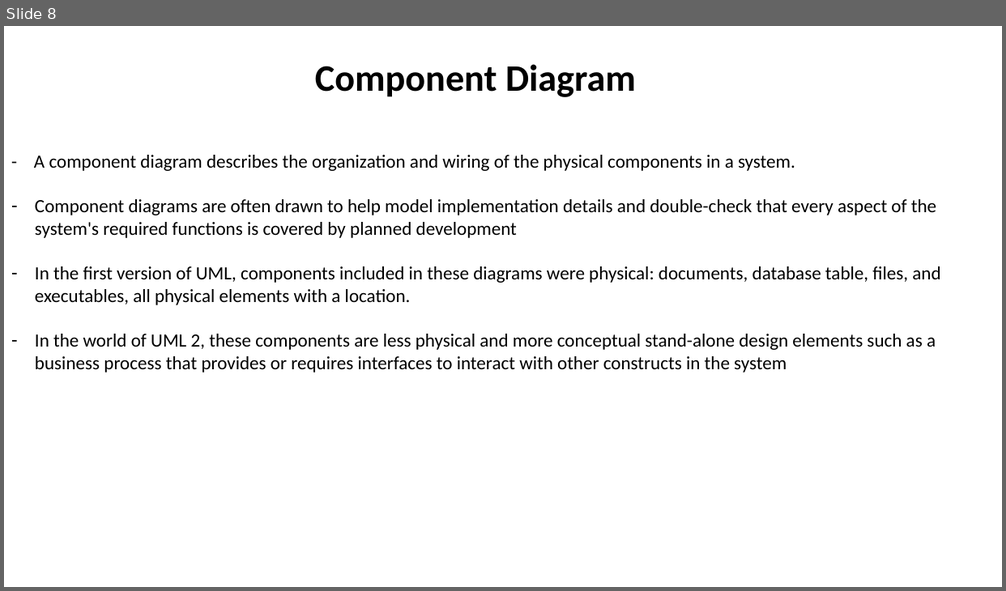
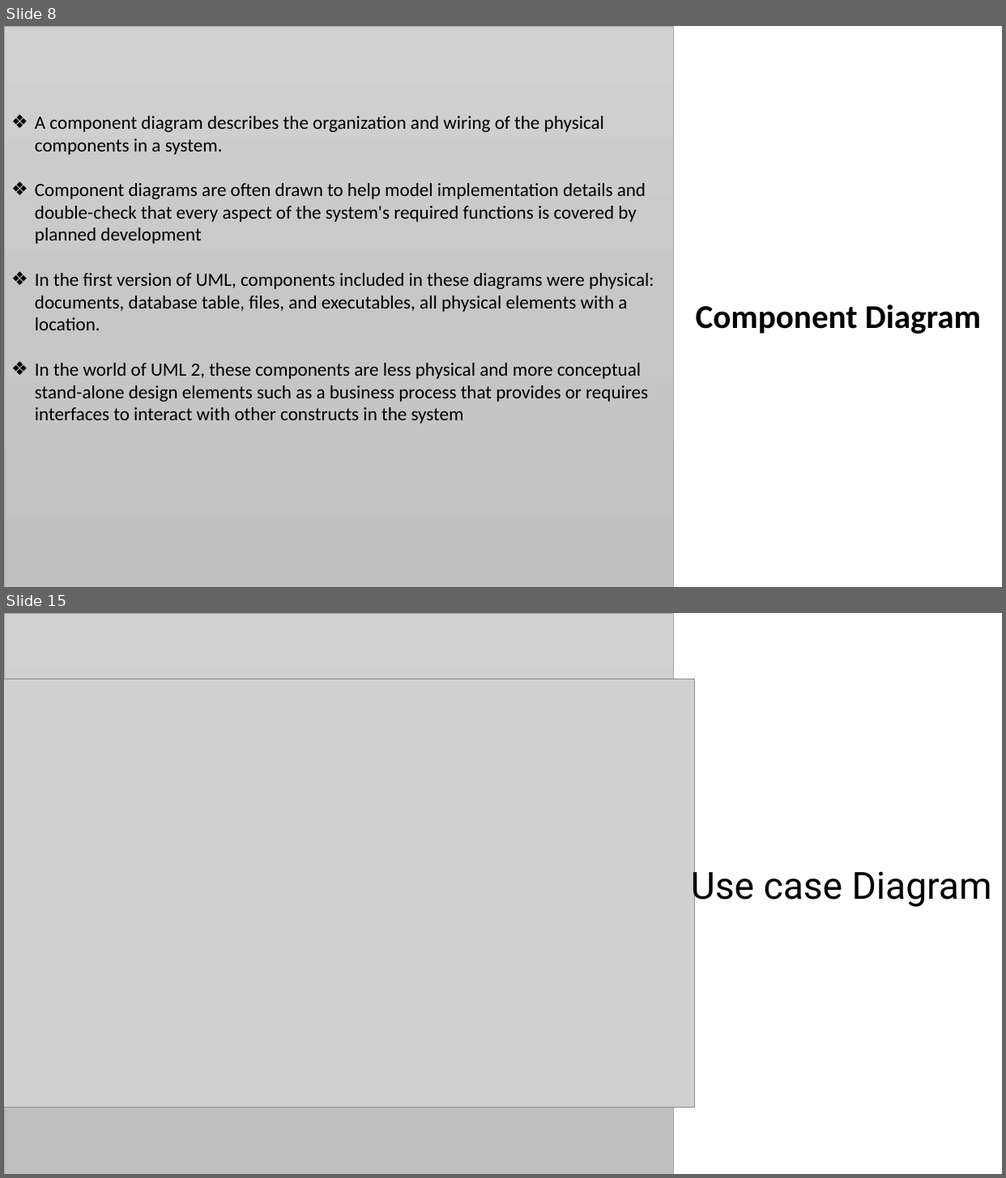
Before and after one commit to abdo1819/online-ticket-iti, a slide deck: ArgoUML.pptx. Shown one above the other, each under a label of ours: slide 8 before the commit, slides 8 and 15 after it; the slides between them are not shown. The pictures are 1006x591 and 1006x1178 pixels, drawn with LibreOffice and Linux fonts; fonts in the diff are those of the drawing; grey boxes stand for pictures. Boxes give left, top, right and bottom in pixels: in the first picture for what was removed or moved away, otherwise in the second. Text is boxed around its words. In the diff, an @@ line names an element or a change of style, - is before the commit and + after.

```diff
--- a/ArgoUML.pptx
+++ b/ArgoUML.pptx
@@ slide 15 added at (4,613,1002,1174), background #FFFFFF @@
@@ rectangle added at (4,613,673,1174), fill gradient #D2D2D2 to #C8C8C8 to #C0C0C0, outline #A5A5A5 0.5 pt @@
@@ picture added at (4,679,695,1109) @@
@@ text added at (691,865,992,908), 36 pt, text #000000 @@
+Use case Diagram
@@ slide 8 changed as well @@
@@ rectangle added at (4,26,673,587), fill gradient #D2D2D2 to #C8C8C8 to #C0C0C0, outline #A5A5A5 0.5 pt @@
@@ text "A component diagram describes the ...": place and size @@
-text "A component diagram describes the ..." at (34,155,940,373)
+text "A component diagram describes the ..." at (35,116,654,424)
@@ text at (35,116,604,155): text changed @@
-- A component diagram describes the organization and wiring of the physical components in a system.
+❖ A component diagram describes the organization and wiring of the physical components in a system.
@@ text at (35,183,654,424): bullet - to ❖ @@
@@ text "Component Diagram": place and size @@
-text "Component Diagram" at (315,64,636,97)
+text "Component Diagram" at (696,305,981,334)
@@ text "Component Diagram" at (696,305,981,334): size 36 to 32 pt @@
```
Also in this commit, not shown: 5 other slides changed, 9 other slides added, 6 slides removed.
